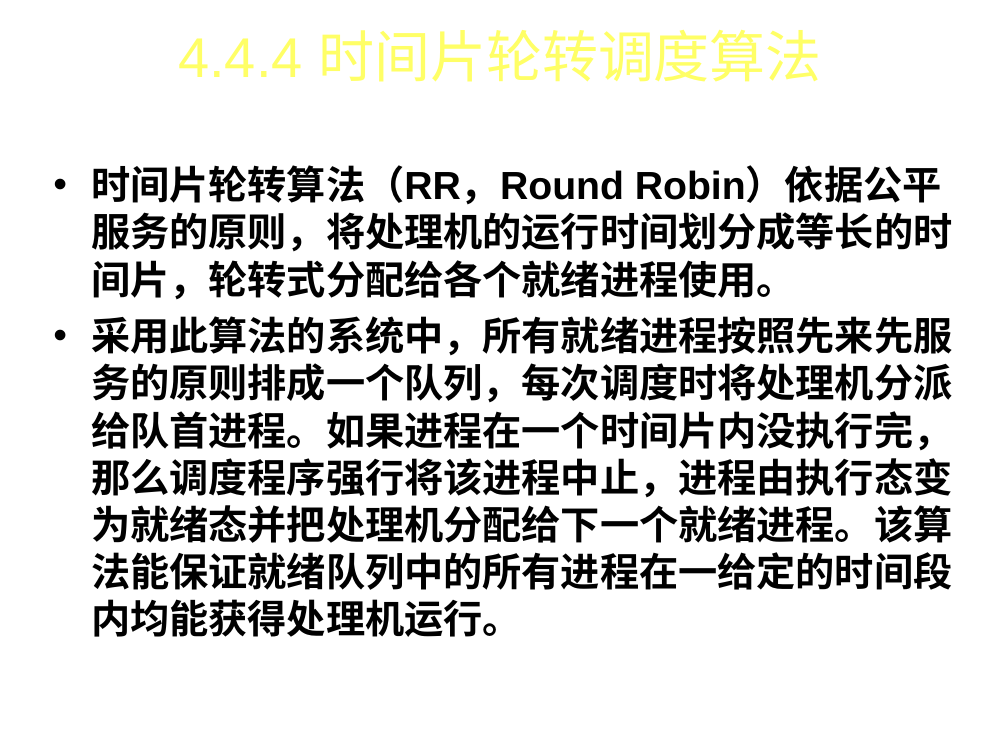
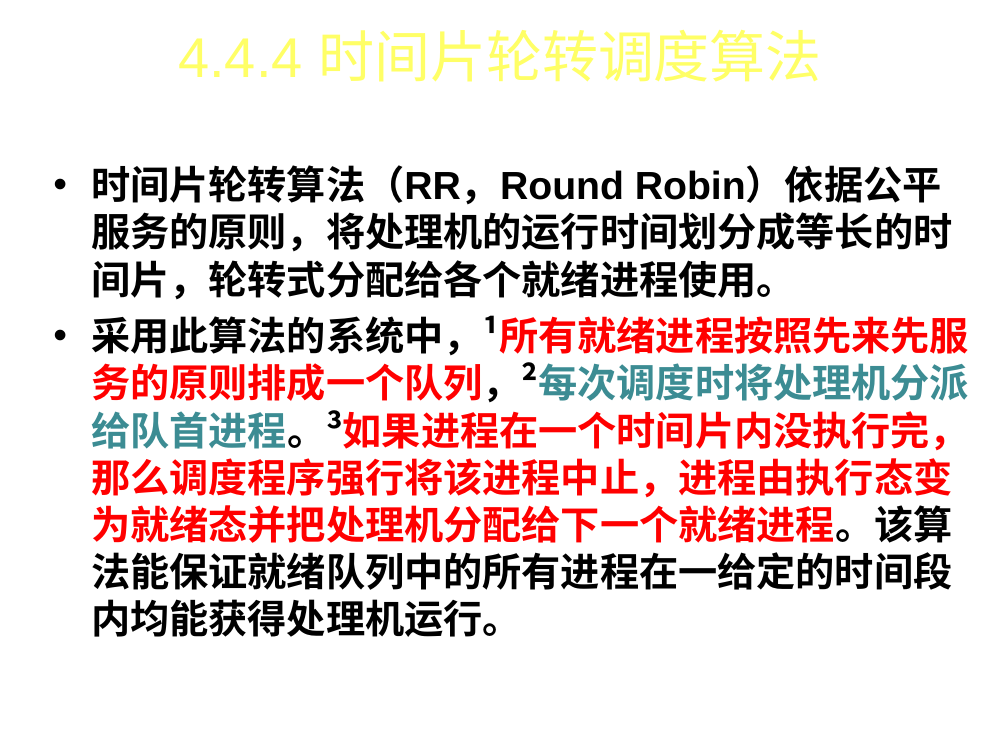
Before and after one commit to FourierAI/Operating-system, a slide deck: slide 29 of 操作系统-第4章.ppt (slide 33 before the commit). Drawn at 1008x756 pixels with LibreOffice and Linux fonts; fonts in the diff are those of the drawing; background and template pictures are left out. Boxes give left, top, right and bottom in pixels: in the first picture for what was removed or moved away, otherwise in the second. Text is boxed around its words. In the diff, an @@ line names an element or a change of style, - is before the commit and + after.

```diff
--- a/操作系统-第4章.ppt
+++ b/操作系统-第4章.ppt
@@ text at <box>91,315,969,637</box>: text changed; text colour #000000 to #FF0000 @@
-• 采用此算法的系统中，所有就绪进程按照先来先服务的原则排成一个队列，每次调度时将处理机分派给队首进程。如果进程在一个时间片内没执行完，那么调度程序强行将该进程中止，进程由执行态变为就绪态并把处理机分配给下一个就绪进程。该算法能保证就绪队列中的所有进程在一给定的时间段内均能获得处理机运行。
+• 采用此算法的系统中，¹所有就绪进程按照先来先服务的原则排成一个队列，²每次调度时将处理机分派给队首进程。³如果进程在一个时间片内没执行完，那么调度程序强行将该进程中止，进程由执行态变为就绪态并把处理机分配给下一个就绪进程。该算法能保证就绪队列中的所有进程在一给定的时间段内均能获得处理机运行。
```
Also in this commit, not shown: 40 other slides changed, 2 slides added, 7 slides removed.
